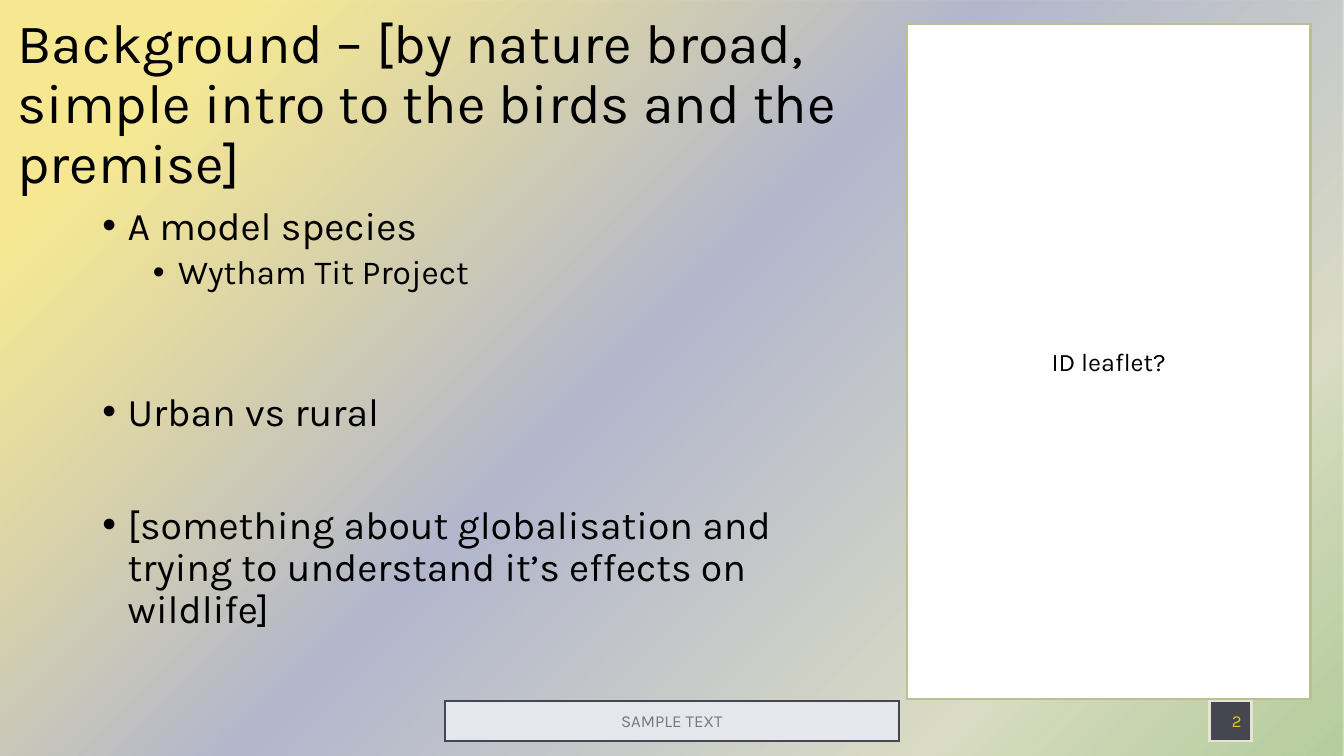
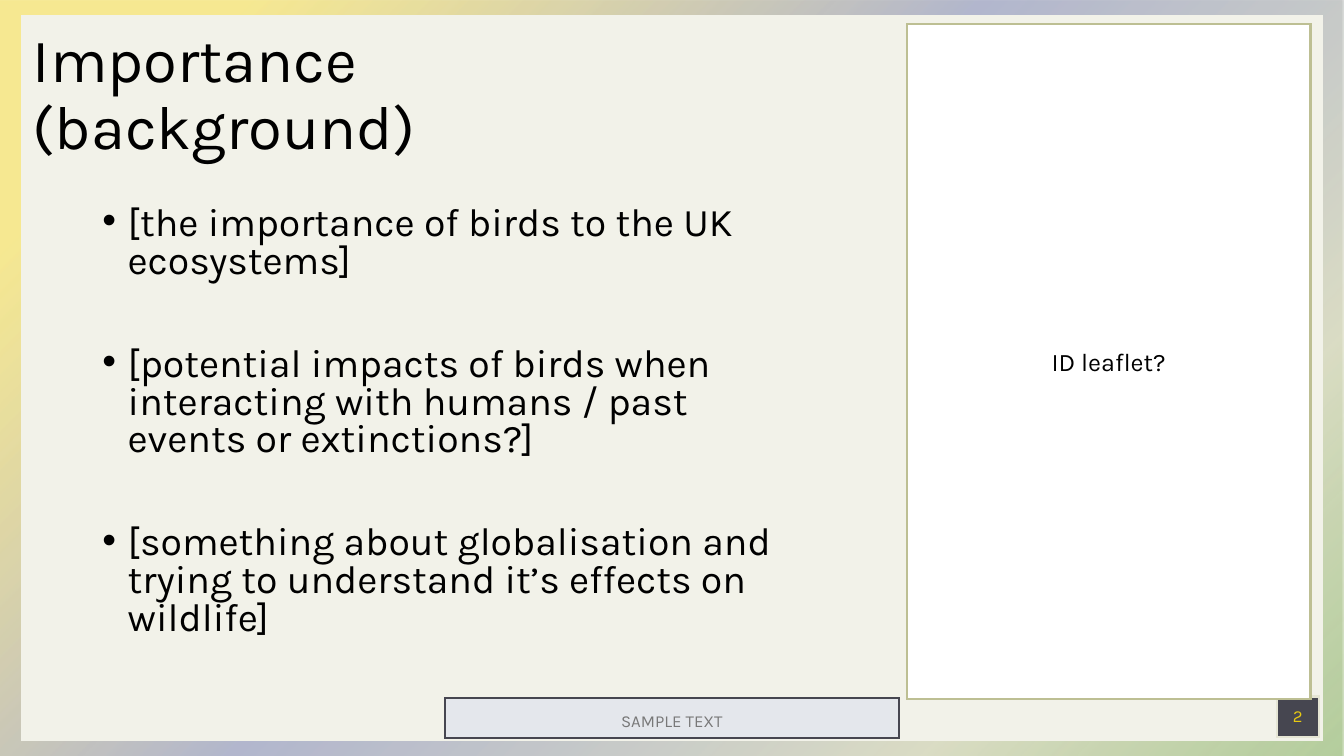
Before and after one commit to tobiasnunn/tnunn_research, a slide deck: slide 2 of BSX2021/Group_proj/Birdpres_theme_test.pptx. Drawn at 1344x756 pixels with LibreOffice and Linux fonts; fonts in the diff are those of the drawing. Boxes give left, top, right and bottom in pixels: in the first picture for what was removed or moved away, otherwise in the second. Text is boxed around its words. In the diff, an @@ line names an element or a change of style, - is before the commit and + after.

Commit message:
bird stuff?
i did some stuff on birds today, not shore if any crab is worked in there (see what i did there?)

```diff
--- a/BSX2021/Group_proj/Birdpres_theme_test.pptx
+++ b/BSX2021/Group_proj/Birdpres_theme_test.pptx
@@ rectangle added at [21,15,1324,741], fill #F2F2E9 @@
@@ title at [33,43,415,164]: text changed; size 39.6 to 44 pt @@
-Background – [by nature broad, simple intro to the birds and the premise]
+Importance (background)
@@ text at [128,207,732,456]: text changed @@
-• A model species
-  • Wytham Tit Project
-• Urban vs rural
+• [the importance of birds to the UK ecosystems]
+• [potential impacts of birds when interacting with humans / past events or extinctions?]
@@ text at [128,526,770,635]: line spacing 0.9 to 0.8 @@
@@ page number: place and size @@
-page number at [1232,716,1242,727]
+page number at [1293,711,1303,722]
@@ page number at [1293,711,1303,722]: alignment right to centre @@
@@ rectangle: place and size @@
-rectangle at [1210,701,1252,741]
+rectangle at [1277,697,1320,737]
```
Also in this commit, not shown: 9 other slides changed, 6 other files.
